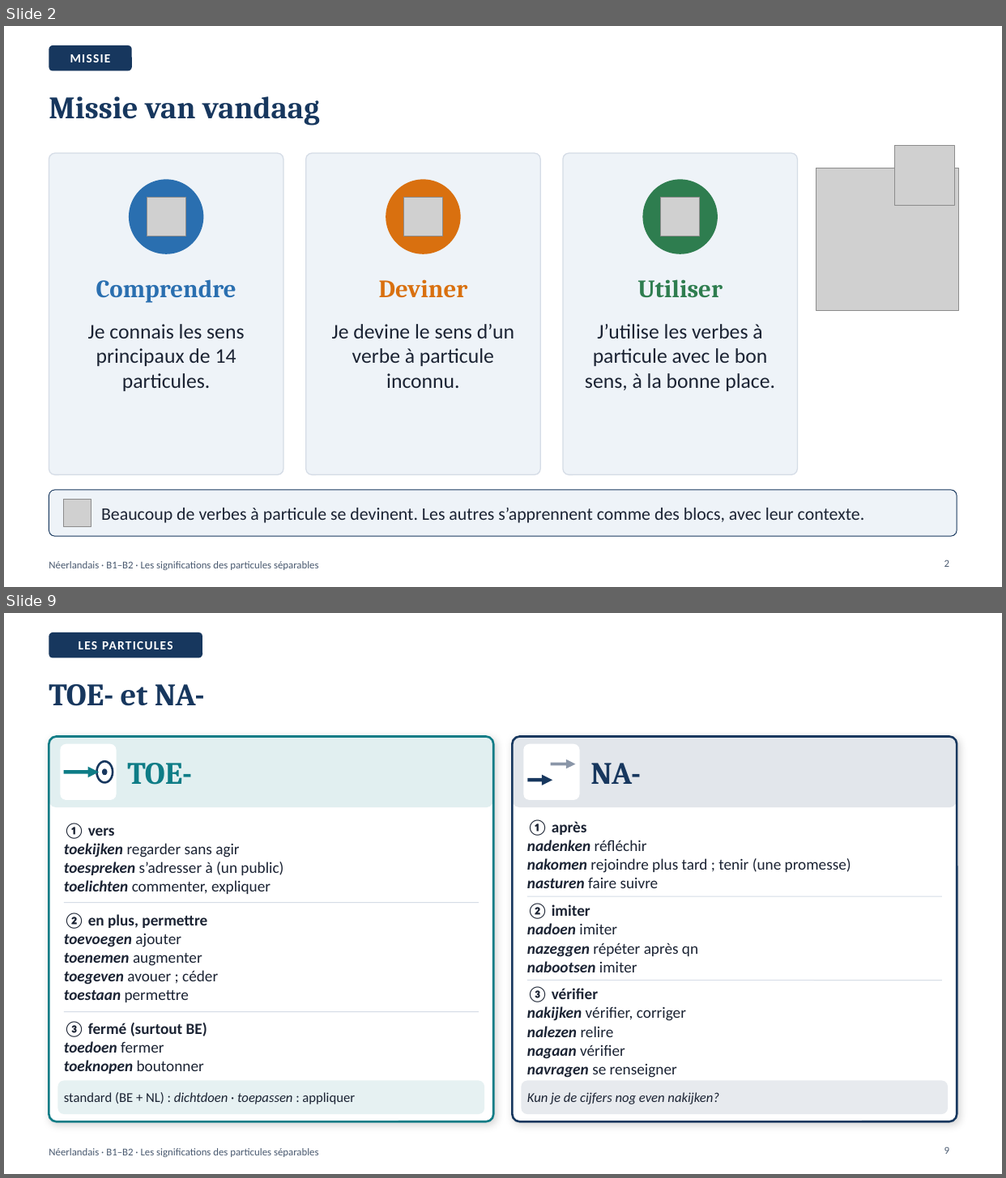
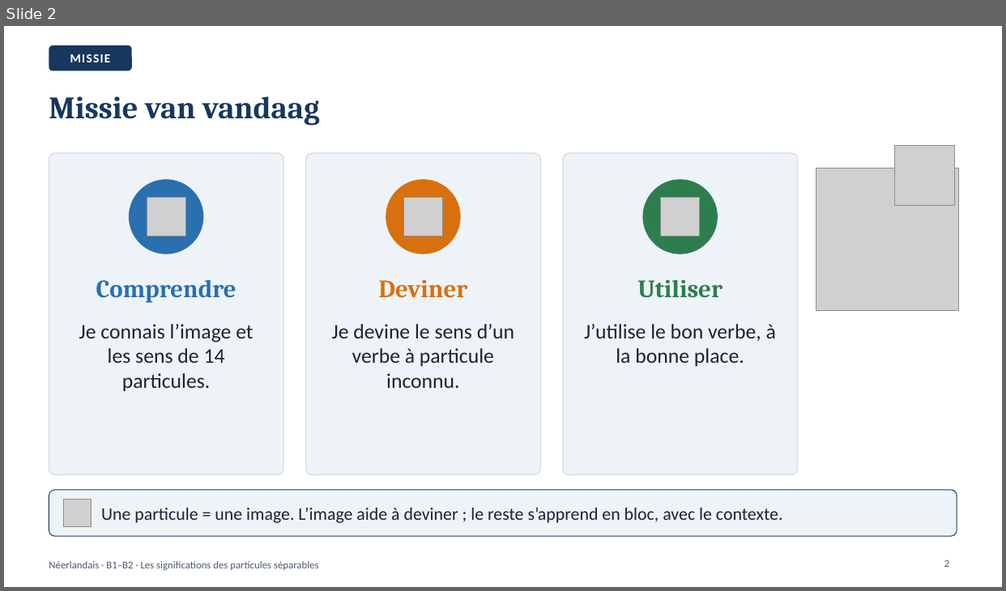
Before and after one commit to ajouniaux/talenleren, a slide deck: neerlandais1/powerpoints/Partikels_Les_particules_separables.pptx. Shown one above the other, each under a label of ours: slides 2 and 9 before the commit, slide 2 after it; the slides between them are not shown. The pictures are 1006x1178 and 1006x591 pixels, drawn with LibreOffice and Linux fonts; fonts in the diff are those of the drawing; grey boxes stand for pictures. Boxes give left, top, right and bottom in pixels: in the first picture for what was removed or moved away, otherwise in the second. Text is boxed around its words. In the diff, an @@ line names an element or a change of style, - is before the commit and + after.

```diff
--- a/neerlandais1/powerpoints/Partikels_Les_particules_separables.pptx
+++ b/neerlandais1/powerpoints/Partikels_Les_particules_separables.pptx
@@ slide 9 removed at (x1=4, y1=613, x2=1002, y2=1174), background #FFFFFF; not listed: 1 template element that a slide beside it also shows @@
@@ rounded rectangle removed at (x1=49, y1=632, x2=202, y2=658) @@
-LES PARTICULES
@@ title removed at (x1=49, y1=684, x2=205, y2=706) @@
-TOE- et NA-
@@ rounded rectangle removed at (x1=49, y1=736, x2=493, y2=1122) @@
@@ rounded rectangle removed at (x1=49, y1=736, x2=493, y2=807) @@
@@ rounded rectangle removed at (x1=60, y1=744, x2=117, y2=800) @@
@@ rounded rectangle removed at (x1=513, y1=736, x2=957, y2=1122) @@
@@ rounded rectangle removed at (x1=513, y1=736, x2=957, y2=807) @@
@@ rounded rectangle removed at (x1=523, y1=744, x2=580, y2=800) @@
@@ arrow removed from (64, 772) to (99, 773) @@
@@ ellipse removed at (x1=97, y1=761, x2=113, y2=782) @@
@@ ellipse removed at (x1=102, y1=769, x2=108, y2=776) @@
@@ text removed at (x1=127, y1=763, x2=192, y2=785) @@
-TOE-
@@ arrow removed from (528, 780) to (552, 780) @@
@@ arrow removed from (551, 764) to (575, 764) @@
@@ text removed at (x1=590, y1=763, x2=641, y2=784) @@
-NA-
@@ text removed at (x1=64, y1=823, x2=283, y2=894) @@
-① vers
-toekijken regarder sans agir
-toespreken s’adresser à (un public)
-toelichten commenter, expliquer
@@ text removed at (x1=527, y1=820, x2=851, y2=888) @@
-① après
-nadenken réfléchir
-nakomen rejoindre plus tard ; tenir (une promesse)
-nasturen faire suivre
@@ line removed from (64, 903) to (479, 903) @@
@@ line removed from (527, 897) to (942, 897) @@
@@ text removed at (x1=527, y1=903, x2=698, y2=973) @@
-② imiter
-nadoen imiter
-nazeggen répéter après qn
-nabootsen imiter
@@ text removed at (x1=64, y1=913, x2=218, y2=1003) @@
-② en plus, permettre
-toevoegen ajouter
-toenemen augmenter
-toegeven avouer ; céder
-toestaan permettre
@@ line removed from (527, 981) to (942, 981) @@
@@ text removed at (x1=527, y1=987, x2=686, y2=1078) @@
-③ vérifier
-nakijken vérifier, corriger
-nalezen relire
-nagaan vérifier
-navragen se renseigner
@@ line removed from (64, 1012) to (479, 1012) @@
@@ text removed at (x1=64, y1=1021, x2=207, y2=1074) @@
-③ fermé (surtout BE)
-toedoen fermer
-toeknopen boutonner
@@ rounded rectangle removed at (x1=58, y1=1081, x2=484, y2=1114) @@
@@ text removed at (x1=64, y1=1093, x2=355, y2=1105) @@
-standard (BE + NL) : dichtdoen · toepassen : appliquer
@@ rounded rectangle removed at (x1=522, y1=1081, x2=948, y2=1114) @@
@@ text removed at (x1=527, y1=1093, x2=719, y2=1105) @@
-Kun je de cijfers nog even nakijken?
@@ page number removed at (x1=944, y1=1147, x2=949, y2=1154) @@
-9
@@ slide 2 changed as well @@
@@ text at (x1=79, y1=324, x2=253, y2=391): text changed @@
-Je connais les sens principaux de 14 particules.
+Je connais l’image et les sens de 14 particules.
@@ text at (x1=584, y1=324, x2=776, y2=366): text changed @@
-J’utilise les verbes à particule avec le bon sens, à la bonne place.
+J’utilise le bon verbe, à la bonne place.
@@ text at (x1=101, y1=508, x2=783, y2=523): text changed @@
-Beaucoup de verbes à particule se devinent. Les autres s’apprennent comme des blocs, avec leur contexte.
+Une particule = une image. L’image aide à deviner ; le reste s’apprend en bloc, avec le contexte.
```
Also in this commit, not shown: 10 other slides changed, 29 slides added, 19 other slides removed, 36 other files.
